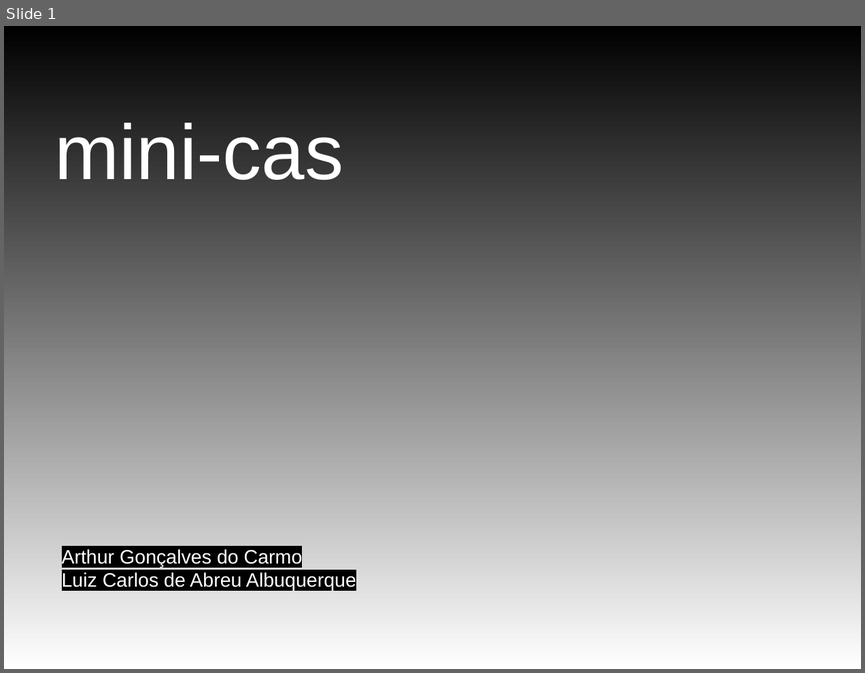
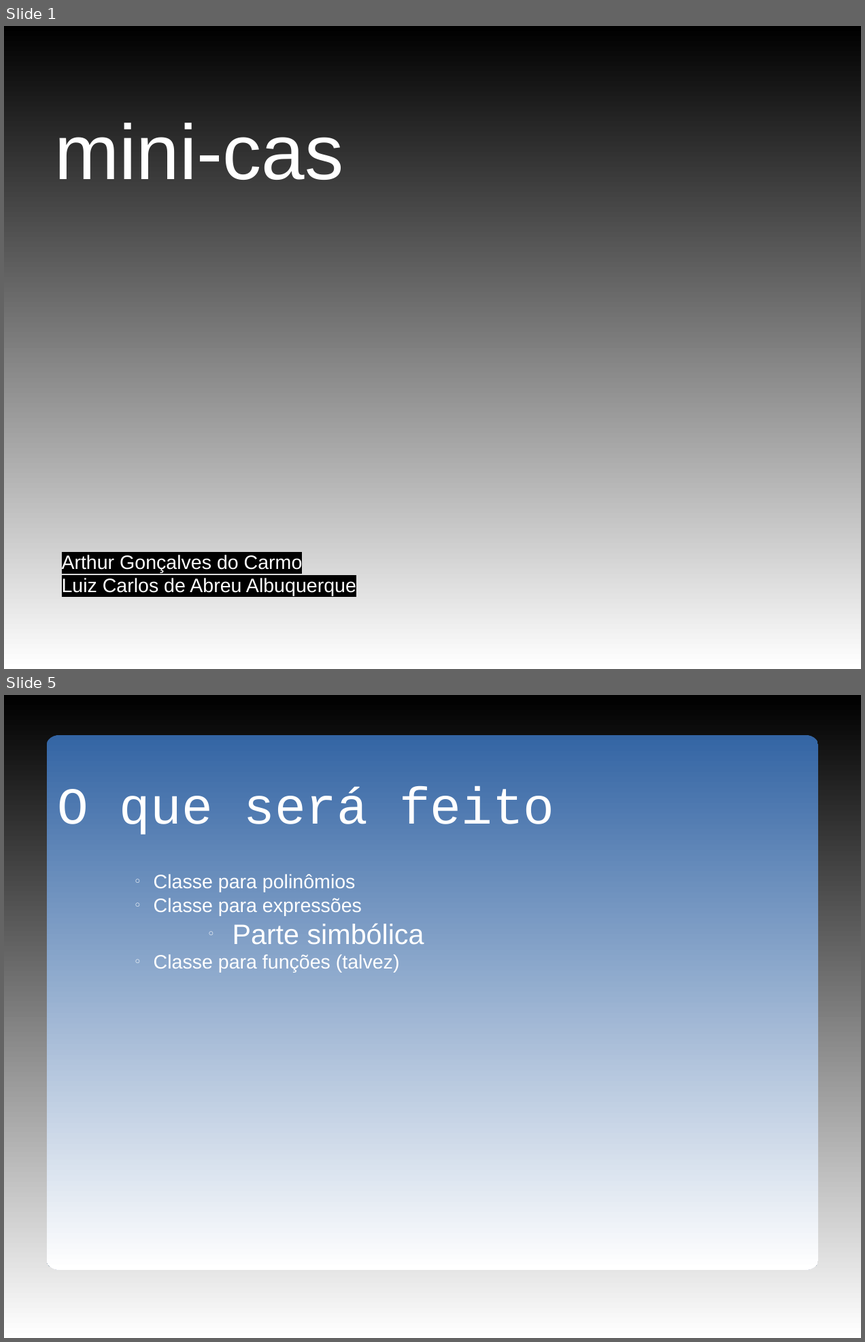
Before and after one commit to ArthurCarmo/mini-cas, a slide deck: doc/pmini-cas03.odp. Shown one above the other, each under a label of ours: slide 1 before the commit, slides 1 and 5 after it; the slides between them are not shown. The pictures are 865x673 and 865x1342 pixels, drawn with LibreOffice and Linux fonts; fonts in the diff are those of the drawing; background and template pictures are left out. Boxes give left, top, right and bottom in pixels: in the first picture for what was removed or moved away, otherwise in the second. Text is boxed around its words. In the diff, an @@ line names an element or a change of style, - is before the commit and + after.

```diff
--- a/doc/pmini-cas03.odp
+++ b/doc/pmini-cas03.odp
@@ slide 5 added at [4,695,861,1338], background gradient #000000 to #FFFFFF @@
@@ freeform shape added at [47,734,818,1270], fill gradient #3465A4 to #FFFFFF @@
@@ text added at [57,786,555,834], 48 pt, text #FFFFFF @@
+O que será feito
@@ text added at [154,874,424,972], 18 pt, text #FFFFFF @@
+○ Classe para polinômios
+○ Classe para expressões
+        ○ Parte simbólica
+○ Classe para funções (talvez)
@@ slide 1 changed as well @@
@@ text "Arthur Gonçalves do Carmo": place and size @@
-text "Arthur Gonçalves do Carmo" at [62,548,356,590]
+text "Arthur Gonçalves do Carmo" at [62,554,356,596]
```
Also in this commit, not shown: 4 other slides added, 1 slide removed, 44 other files.
